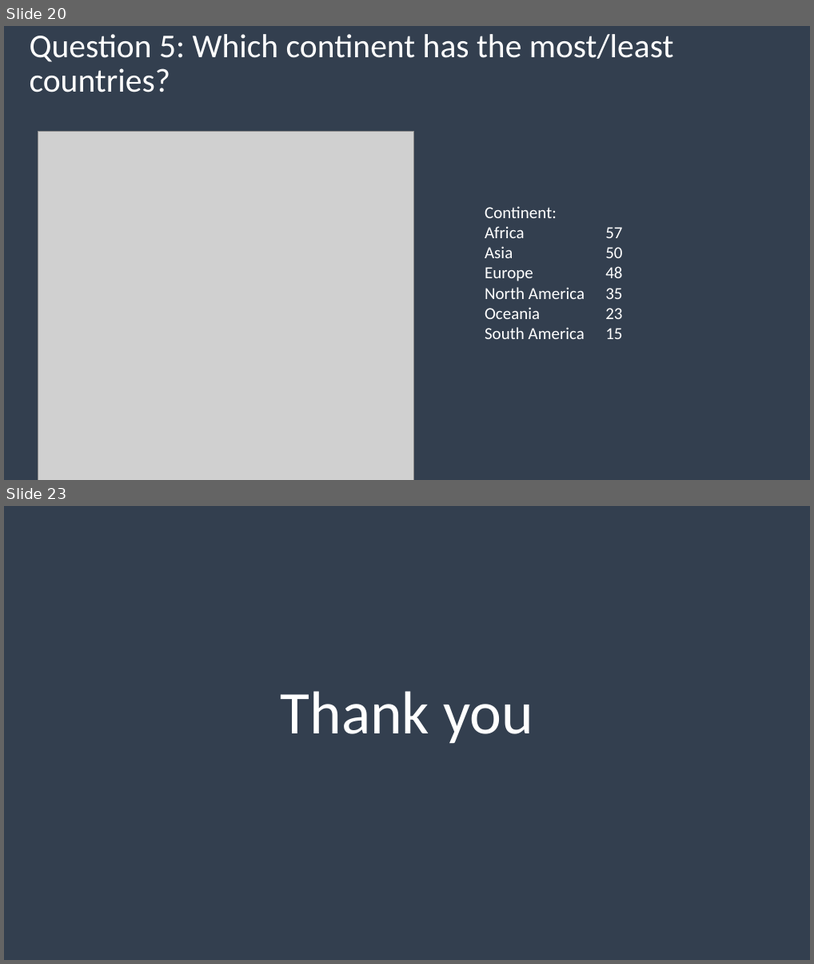
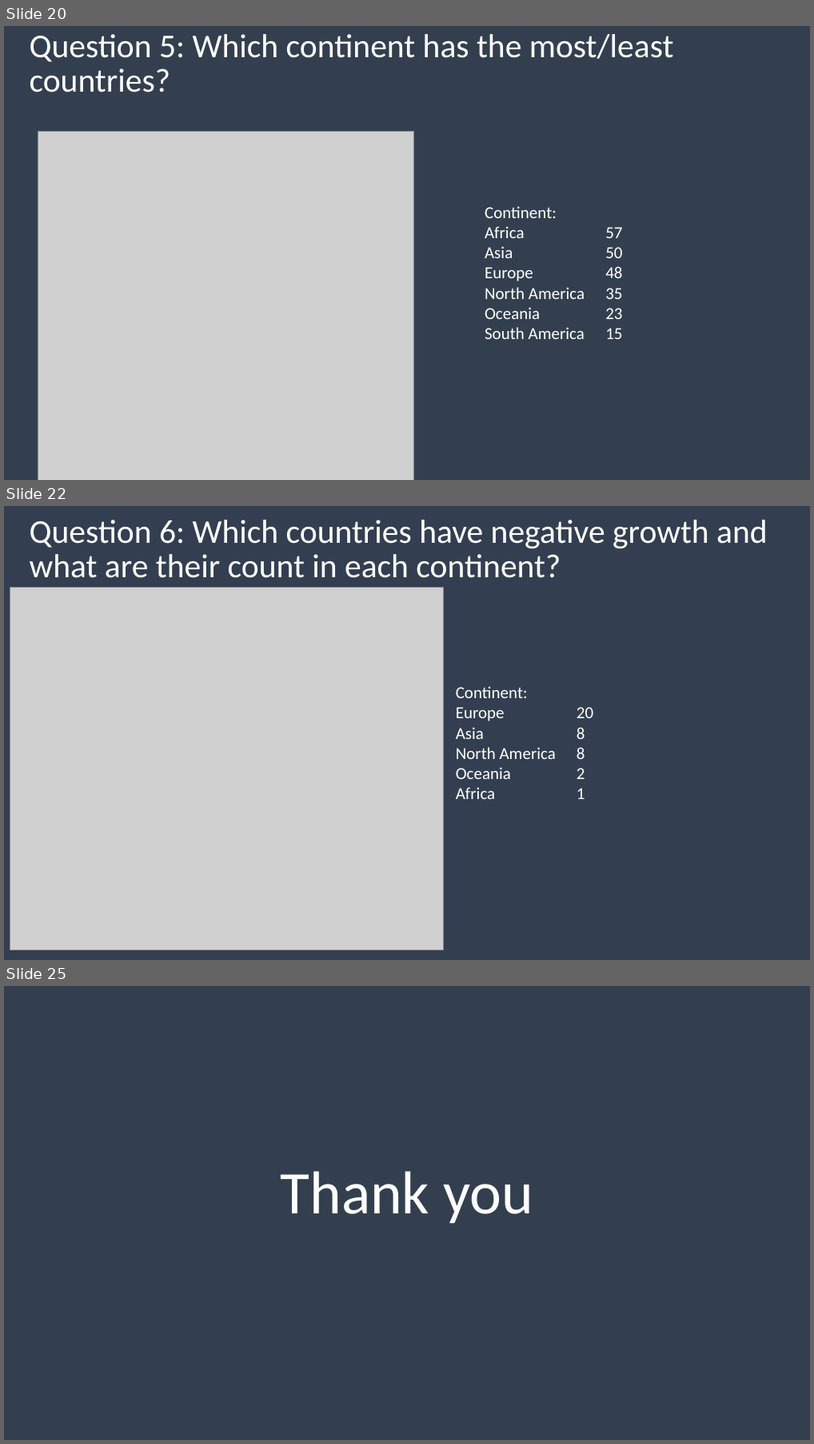
Before and after one commit to FaisalAlsaadi/2023-4516CSQR-FaisalAlsaadi, a slide deck: presentation.pptx. Shown one above the other, each under a label of ours: slides 20 and 23 before the commit, slides 20, 22 and 25 after it; the slides between them are not shown. The pictures are 814x964 and 814x1444 pixels, drawn with LibreOffice and Linux fonts; fonts in the diff are those of the drawing; grey boxes stand for pictures. Boxes give left, top, right and bottom in pixels: in the first picture for what was removed or moved away, otherwise in the second. Text is boxed around its words. In the diff, an @@ line names an element or a change of style, - is before the commit and + after.

```diff
--- a/presentation.pptx
+++ b/presentation.pptx
@@ slide 22 added at [4, 506, 810, 960], background #333F50 @@
@@ title added at [30, 520, 768, 578], 39.6 pt, text #1C2228 @@
+Question 6: Which countries have negative growth and what are their count in each continent?
@@ picture added at [10, 587, 444, 949] @@
@@ text added at [456, 686, 586, 799], 20 pt, text #1C2228 @@
+Continent:
+Europe 20
+Asia 8
+North America 8
+Oceania 2
+Africa 1
@@ what was slide 23 is now slide 25 @@
```
Also in this commit, not shown: 10 slides changed, 1 other slide added.
